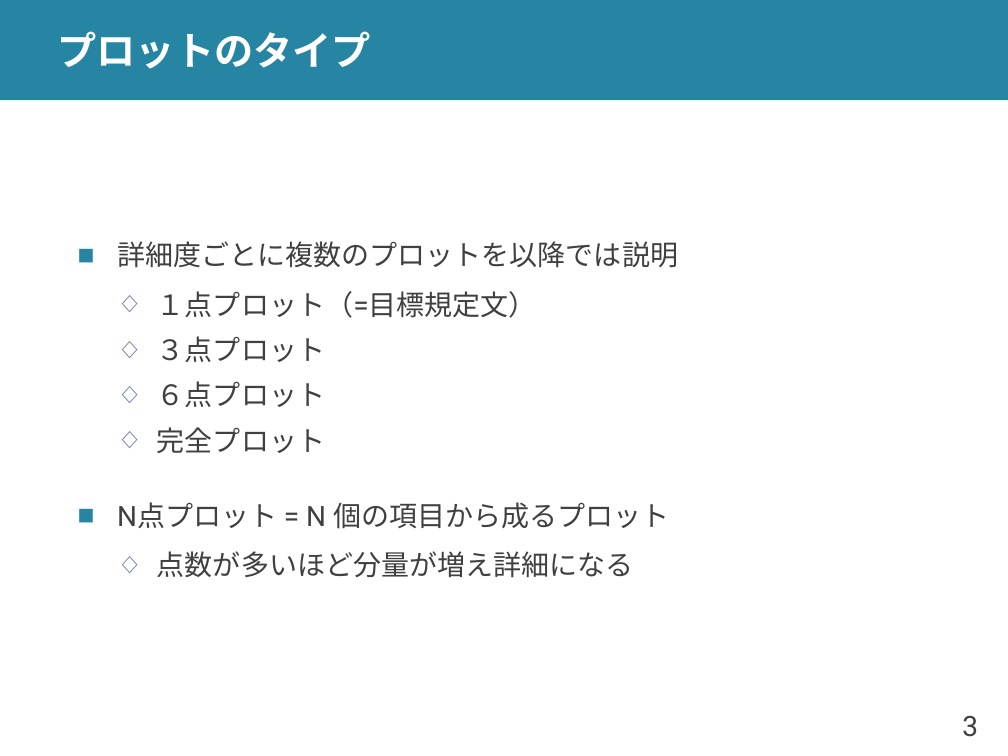
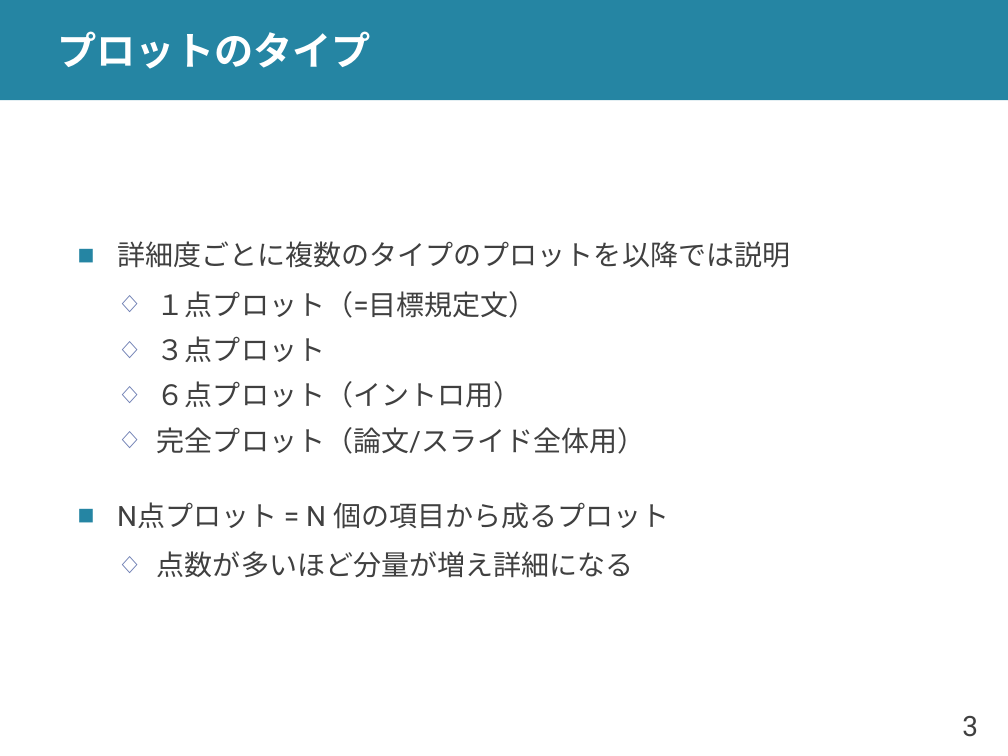
Before and after one commit to shioya-lab/how-to, a slide deck: slide 3 of plot.pptx. Drawn at 1008x756 pixels with LibreOffice and Linux fonts; fonts in the diff are those of the drawing. Boxes give left, top, right and bottom in pixels: in the first picture for what was removed or moved away, otherwise in the second. Text is boxed around its words. In the diff, an @@ line names an element or a change of style, - is before the commit and + after.

Commit message:
プロットを更新

```diff
--- a/plot.pptx
+++ b/plot.pptx
@@ text at (117,241,790,268): text changed @@
-■ 詳細度ごとに複数のプロットを以降では説明
+■ 詳細度ごとに複数のタイプのプロットを以降では説明
@@ text at (157,381,645,454): text changed @@
-  ◇ ６点プロット
-  ◇ 完全プロット
+  ◇ ６点プロット（イントロ用）
+  ◇ 完全プロット（論文/スライド全体用）
```
Also in this commit, not shown: 14 other slides changed, 4 slides added, 1 other file.
